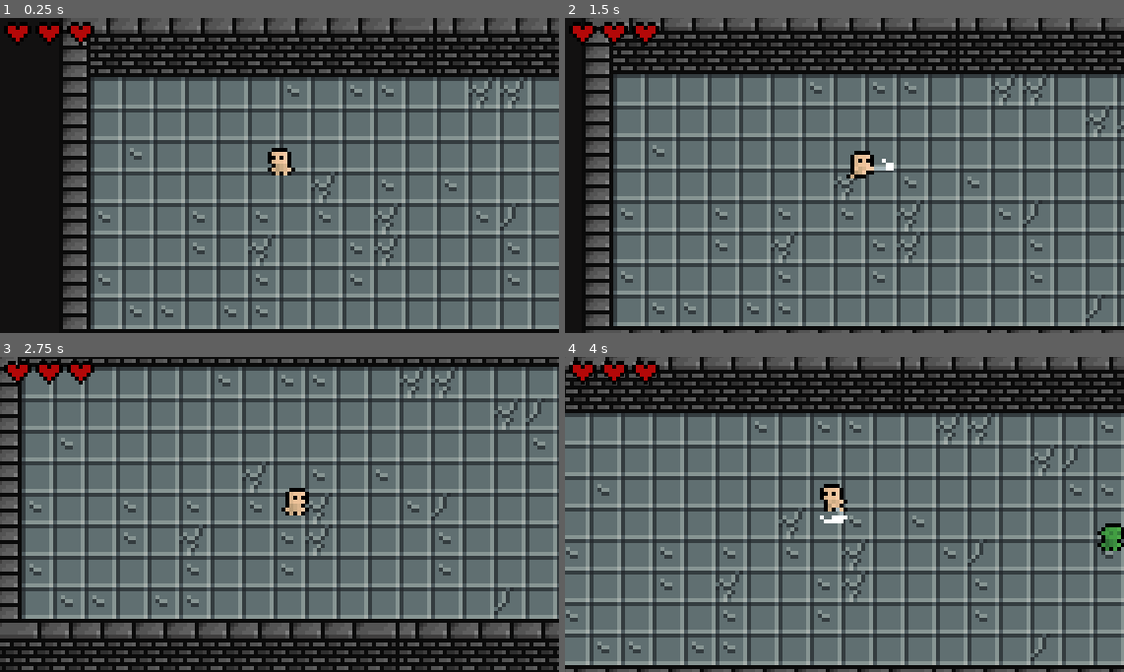
Above: before the commit, frames 1-4 (two rows, left to right).
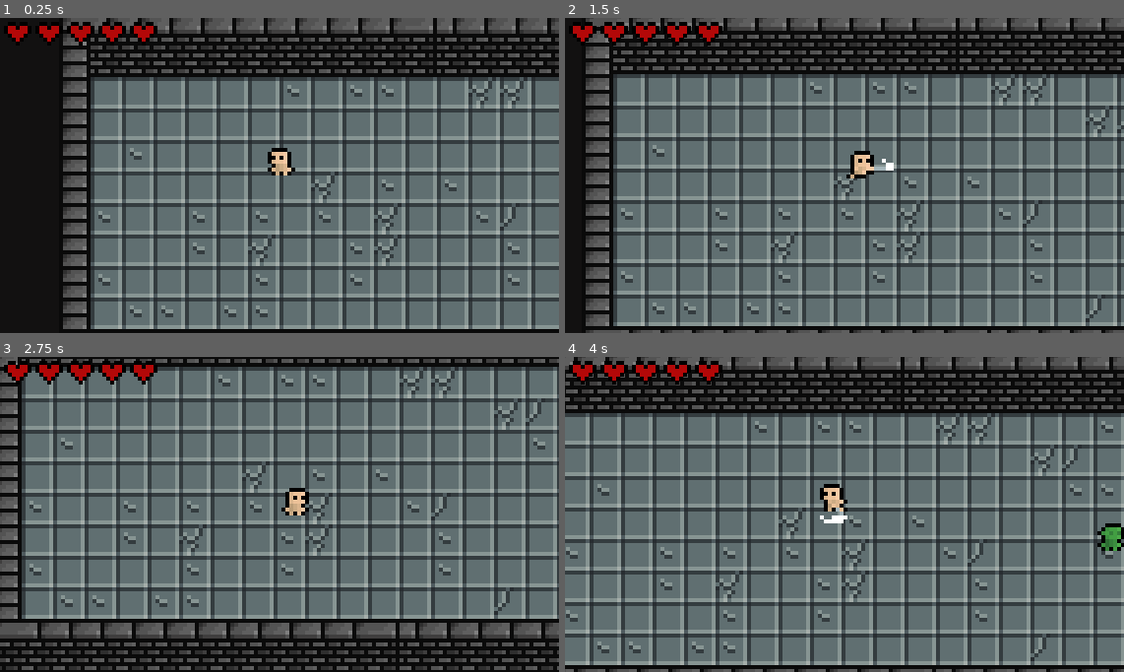
Above: after the commit, the same moments.

Repository: mai-soup/madness-of-warblade
Game: Godot game, scene res://World.tscn
The game is run twice, just before and just after one commit, with the same random seed, the same clock (stepped at 60 frames per second) and the same inputs.
Inputs:
- Up to frame 1 (0.25 s): no input
- Up to frame 2 (1.5 s): tap Enter at 0.5 s; hold D (move_right) 0.53-1.28 s; tap Space (attack) at 0.6, 1.35 s; hold S (move_down) from 1.28 s (still down)
- Up to frame 3 (2.75 s): release S (move_down) at 2.03 s; hold D (move_right) from 2.03 s (still down); tap Space (attack) at 2.1 s
- Up to frame 4 (4 s): release D (move_right) at 2.78 s; hold W (move_up) 2.78-3.53 s; tap Space (attack) at 2.85, 3.6 s; hold A (move_left) from 3.53 s (still down)

The runs differ from the first frame. In frame 1, 0.4% of the frame differs, in the area x 17-29%, y 1-8%; in frame 2, 0.4%; in frame 3, 0.4%; in frame 4, 0.4%.

Commit message:
add orc hurt animation and sfx

Diff:
--- a/Enemies/Orc.gd
+++ b/Enemies/Orc.gd
@@ -86,10 +86,12 @@
 
 func _on_Hurtbox_area_entered(area: Area2D) -> void:
 	$HealthManager.current_health -= area.get_parent().damage
+	print($HealthManager.current_health)
+	if $HealthManager.current_health > 0:
+		animState.call_deferred("travel", "Hurt")
 
 func death_anim_finished() -> void:
 	queue_free()
 
-
 func _on_AttackCooldown_timeout() -> void:
 	is_attacking = false
--- a/Enemies/Orc.tscn
+++ b/Enemies/Orc.tscn
@@ -10,6 +10,7 @@
 [ext_resource path="res://_Assets/SFX/17_orc_atk_sword_1.wav" type="AudioStream" id=8]
 [ext_resource path="res://_Assets/SFX/25_orc_walk_stone_1.wav" type="AudioStream" id=9]
 [ext_resource path="res://_Assets/SFX/24_orc_death_spin.wav" type="AudioStream" id=10]
+[ext_resource path="res://_Assets/SFX/21_orc_damage_1.wav" type="AudioStream" id=11]
 
 [sub_resource type="CircleShape2D" id=1]
 radius = 2.0
@@ -558,6 +559,130 @@
 "times": PoolRealArray( 0 )
 }
 
+[sub_resource type="Animation" id=46]
+resource_name = "HurtDownLeft"
+length = 0.8
+step = 0.2
+tracks/0/type = "value"
+tracks/0/path = NodePath("Sprite:frame")
+tracks/0/interp = 1
+tracks/0/loop_wrap = true
+tracks/0/imported = false
+tracks/0/enabled = true
+tracks/0/keys = {
+"times": PoolRealArray( 0, 0.2, 0.4, 0.6 ),
+"transitions": PoolRealArray( 1, 1, 1, 1 ),
+"update": 1,
+"values": [ 128, 129, 130, 131 ]
+}
+tracks/1/type = "audio"
+tracks/1/path = NodePath("MainAudioPlayer")
+tracks/1/interp = 1
+tracks/1/loop_wrap = true
+tracks/1/imported = false
+tracks/1/enabled = true
+tracks/1/keys = {
+"clips": [ {
+"end_offset": 0.0,
+"start_offset": 0.0,
+"stream": ExtResource( 11 )
+} ],
+"times": PoolRealArray( 0 )
+}
+
+[sub_resource type="Animation" id=47]
+resource_name = "HurtDownRight"
+length = 0.8
+step = 0.2
+tracks/0/type = "value"
+tracks/0/path = NodePath("Sprite:frame")
+tracks/0/interp = 1
+tracks/0/loop_wrap = true
+tracks/0/imported = false
+tracks/0/enabled = true
+tracks/0/keys = {
+"times": PoolRealArray( 0, 0.2, 0.4, 0.6 ),
+"transitions": PoolRealArray( 1, 1, 1, 1 ),
+"update": 1,
+"values": [ 112, 113, 114, 115 ]
+}
+tracks/1/type = "audio"
+tracks/1/path = NodePath("MainAudioPlayer")
+tracks/1/interp = 1
+tracks/1/loop_wrap = true
+tracks/1/imported = false
+tracks/1/enabled = true
+tracks/1/keys = {
+"clips": [ {
+"end_offset": 0.0,
+"start_offset": 0.0,
+"stream": ExtResource( 11 )
+} ],
+"times": PoolRealArray( 0 )
+}
+
+[sub_resource type="Animation" id=48]
+resource_name = "HurtUpLeft"
+length = 0.8
+step = 0.2
+tracks/0/type = "value"
+tracks/0/path = NodePath("Sprite:frame")
+tracks/0/interp = 1
+tracks/0/loop_wrap = true
+tracks/0/imported = false
+tracks/0/enabled = true
+tracks/0/keys = {
+"times": PoolRealArray( 0, 0.2, 0.4, 0.6 ),
+"transitions": PoolRealArray( 1, 1, 1, 1 ),
+"update": 1,
+"values": [ 160, 160, 161, 162 ]
+}
+tracks/1/type = "audio"
+tracks/1/path = NodePath("MainAudioPlayer")
+tracks/1/interp = 1
+tracks/1/loop_wrap = true
+tracks/1/imported = false
+tracks/1/enabled = true
+tracks/1/keys = {
+"clips": [ {
+"end_offset": 0.0,
+"start_offset": 0.0,
+"stream": ExtResource( 11 )
+} ],
+"times": PoolRealArray( 0 )
+}
+
+[sub_resource type="Animation" id=49]
+resource_name = "HurtUpRight"
+length = 0.8
+step = 0.2
+tracks/0/type = "value"
+tracks/0/path = NodePath("Sprite:frame")
+tracks/0/interp = 1
+tracks/0/loop_wrap = true
+tracks/0/imported = false
+tracks/0/enabled = true
+tracks/0/keys = {
+"times": PoolRealArray( 0, 0.2, 0.4, 0.6 ),
+"transitions": PoolRealArray( 1, 1, 1, 1 ),
+"update": 1,
+"values": [ 144, 145, 146, 147 ]
+}
+tracks/1/type = "audio"
+tracks/1/path = NodePath("MainAudioPlayer")
+tracks/1/interp = 1
+tracks/1/loop_wrap = true
+tracks/1/imported = false
+tracks/1/enabled = true
+tracks/1/keys = {
+"clips": [ {
+"end_offset": 0.0,
+"start_offset": 0.0,
+"stream": ExtResource( 11 )
+} ],
+"times": PoolRealArray( 0 )
+}
+
 [sub_resource type="Animation" id=2]
 resource_name = "IdleLeft"
 length = 3.2
@@ -811,6 +936,29 @@
 blend_point_3/pos = Vector2( -1, -1 )
 blend_mode = 1
 
+[sub_resource type="AnimationNodeAnimation" id=50]
+animation = "HurtDownLeft"
+
+[sub_resource type="AnimationNodeAnimation" id=51]
+animation = "HurtDownRight"
+
+[sub_resource type="AnimationNodeAnimation" id=52]
+animation = "HurtUpRight"
+
+[sub_resource type="AnimationNodeAnimation" id=53]
+animation = "HurtUpLeft"
+
+[sub_resource type="AnimationNodeBlendSpace2D" id=54]
+blend_point_0/node = SubResource( 50 )
+blend_point_0/pos = Vector2( -1, 1 )
+blend_point_1/node = SubResource( 51 )
+blend_point_1/pos = Vector2( 1, 1 )
+blend_point_2/node = SubResource( 52 )
+blend_point_2/pos = Vector2( 1, -1 )
+blend_point_3/node = SubResource( 53 )
+blend_point_3/pos = Vector2( -1, -1 )
+blend_mode = 1
+
 [sub_resource type="AnimationNodeAnimation" id=5]
 animation = "IdleLeft"
 
@@ -864,18 +1012,32 @@
 
 [sub_resource type="AnimationNodeStateMachineTransition" id=45]
 
+[sub_resource type="AnimationNodeStateMachineTransition" id=55]
+switch_mode = 2
+auto_advance = true
+
+[sub_resource type="AnimationNodeStateMachineTransition" id=56]
+
+[sub_resource type="AnimationNodeStateMachineTransition" id=57]
+
+[sub_resource type="AnimationNodeStateMachineTransition" id=58]
+
+[sub_resource type="AnimationNodeStateMachineTransition" id=59]
+
 [sub_resource type="AnimationNodeStateMachine" id=8]
 states/Attack/node = SubResource( 18 )
-states/Attack/position = Vector2( 146, 162 )
+states/Attack/position = Vector2( 71, 233 )
 states/Die/node = SubResource( 42 )
-states/Die/position = Vector2( 349, 157 )
+states/Die/position = Vector2( 563, 233 )
+states/Hurt/node = SubResource( 54 )
+states/Hurt/position = Vector2( 404.693, -66.1152 )
 states/Idle/node = SubResource( 7 )
 states/Idle/position = Vector2( 146, 68 )
 states/Walk/node = SubResource( 29 )
-states/Walk/position = Vector2( 342, 68 )
-transitions = [ "Idle", "Attack", SubResource( 19 ), "Attack …(199 unchanged characters)… 44 ), "Attack", "Die", SubResource( 45 ) ]
+states/Walk/position = Vector2( 601, 92 )
+transitions = [ "Idle", "Attack", SubResource( 19 ), "Attack …(199 unchanged characters)… 44 ), "Attack", "Die", SubResource( 45 ), "Hurt", "Idle", SubResource( 55 ), "Walk", "Hurt", SubResource( 56 ), "Idle", "Hurt", SubResource( 57 ), "Attack", "Hurt", SubResource( 58 ), "Hurt", "Die", SubResource( 59 ) ]
 start_node = "Idle"
-graph_offset = Vector2( -218.307, 6.18849 )
+graph_offset = Vector2( -218.307, -32.4869 )
 
 [sub_resource type="AnimationNodeStateMachinePlayback" id=9]
 
@@ -907,6 +1069,10 @@
 anims/DeathDownRight = SubResource( 35 )
 anims/DeathTopLeft = SubResource( 36 )
 anims/DeathTopRight = SubResource( 37 )
+anims/HurtDownLeft = SubResource( 46 )
+anims/HurtDownRight = SubResource( 47 )
+anims/HurtUpLeft = SubResource( 48 )
+anims/HurtUpRight = SubResource( 49 )
 anims/IdleLeft = SubResource( 2 )
 anims/IdleRight = SubResource( 3 )
 anims/RESET = SubResource( 4 )
@@ -921,6 +1087,7 @@
 parameters/playback = SubResource( 9 )
 parameters/Attack/blend_position = Vector2( 0, 0 )
 parameters/Die/blend_position = Vector2( -0.00244898, 0.00578034 )
+parameters/Hurt/blend_position = Vector2( 0, 0 )
 parameters/Idle/blend_position = -0.00996166
 parameters/Walk/blend_position = Vector2( 0, 0 )
 
@@ -936,7 +1103,6 @@
 shape = SubResource( 33 )
 
 [node name="HealthManager" parent="." instance=ExtResource( 6 )]
-max_health = 1
 
 [node name="Hitbox" parent="." instance=ExtResource( 7 )]
 collision_layer = 32
--- a/Player/Player.tscn
+++ b/Player/Player.tscn
@@ -952,7 +952,7 @@
 states/Walk/position = Vector2( 420, 30 )
 transitions = [ "Idle", "Walk", SubResource( 26 ), "Walk", "Idle", SubResource( 27 ), "Walk", "Attack", SubResource( 39 …(220 unchanged characters)…
 start_node = "Idle"
-graph_offset = Vector2( -335.229, 25.2741 )
+graph_offset = Vector2( -335.229, -34.0348 )
 
 [sub_resource type="AnimationNodeStateMachinePlayback" id=11]
 
--- a/Player/PlayerHealthMgr.tscn
+++ b/Player/PlayerHealthMgr.tscn
@@ -4,4 +4,4 @@
 
 [node name="PlayerHealthMgr" type="Node2D"]
 script = ExtResource( 1 )
-max_health = 3
+max_health = 5
Not shown: 1 places in Enemies/Orc.tscn that only renumber resources
